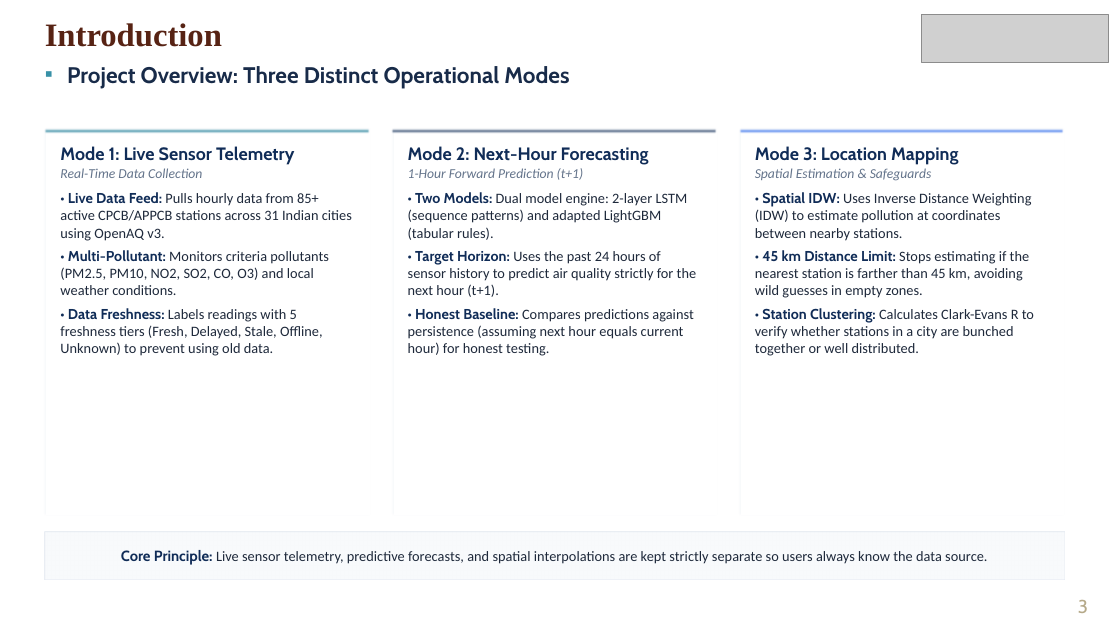
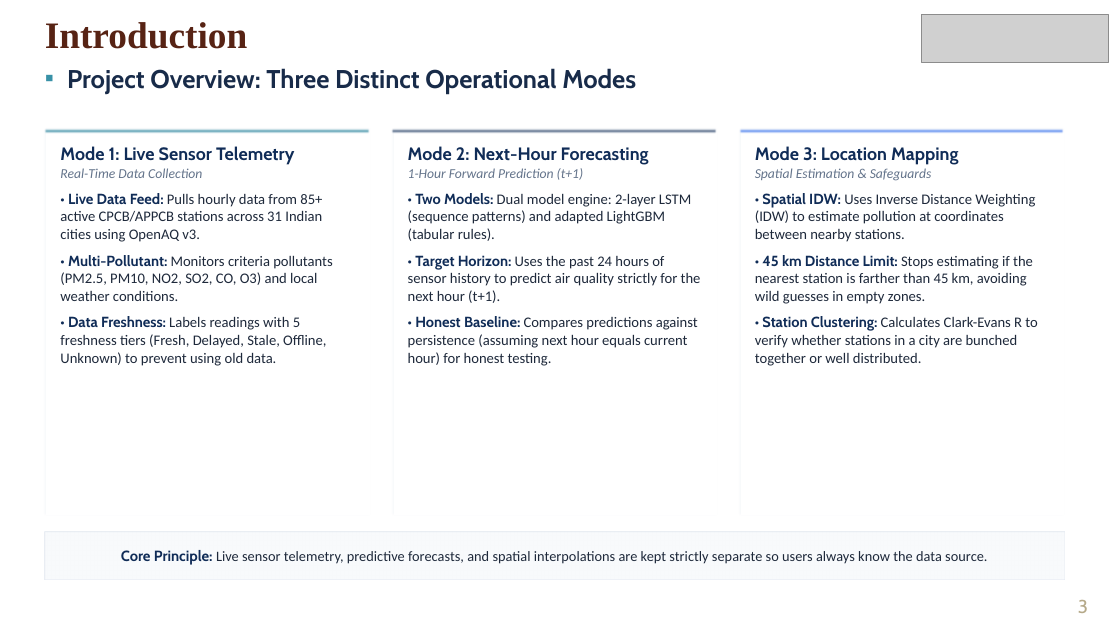
Before and after one commit to Rushyasree/Multimodal_airquality_prediction, a slide deck: slide 3 of docs/VayuDrishti_Final_Review_Simple_Language.pptx. Drawn at 1120x630 pixels with LibreOffice and Linux fonts; fonts in the diff are those of the drawing; grey boxes stand for pictures; background and template pictures are left out. Boxes give left, top, right and bottom in pixels: in the first picture for what was removed or moved away, otherwise in the second. Text is boxed around its words. In the diff, an @@ line names an element or a change of style, - is before the commit and + after.

```diff
--- a/docs/VayuDrishti_Final_Review_Simple_Language.pptx
+++ b/docs/VayuDrishti_Final_Review_Simple_Language.pptx
@@ text "Introduction" at bbox=[45, 22, 248, 49]: size 21 to 24 pt @@
@@ text "Project Overview: Three Distinct Operational ..." at bbox=[67, 68, 636, 94]: size 14.5 to 16.5 pt @@
@@ text in rectangle at bbox=[60, 193, 332, 366]: size 9.2 to 9.4 pt in "• Live Data Feed: Pulls hourly data ...", "• Multi-Pollutant: Monitors criteria pollutants (PM2.5, PM10 ...", "• Data Freshness: Labels readings with 5 ..."; more space between paragraphs @@
@@ text in rectangle at bbox=[408, 193, 701, 366]: size 9.2 to 9.4 pt in "• Two Models: Dual model engine: 2-layer ...", "• Target Horizon: Uses the past 24 ...", "• Honest Baseline: Compares predictions against persistence ..."; more space between paragraphs @@
@@ text in rectangle at bbox=[755, 193, 1037, 366]: size 9.2 to 9.4 pt in "• Spatial IDW: Uses Inverse Distance Weighting ...", "• 45 km Distance Limit: Stops estimating ...", "• Station Clustering: Calculates Clark-Evans R to ..."; more space between paragraphs @@
```
Also in this commit, not shown: 14 other slides changed, 12 other files.
